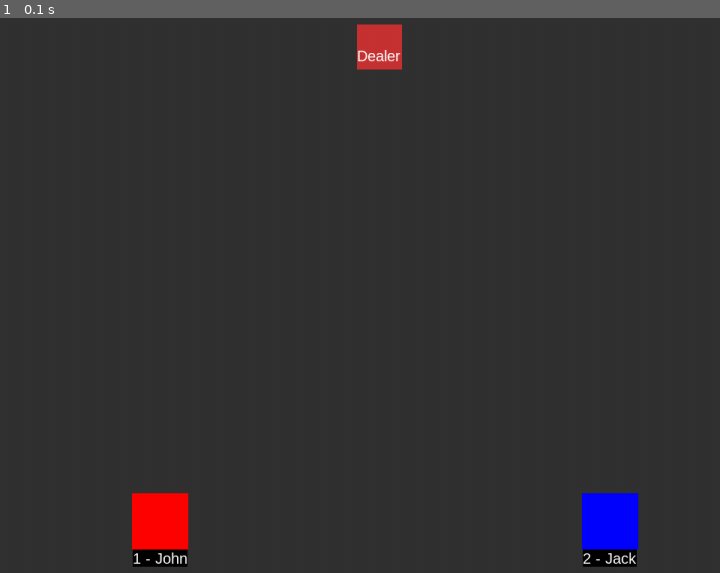
Above: before the commit, frame 1.
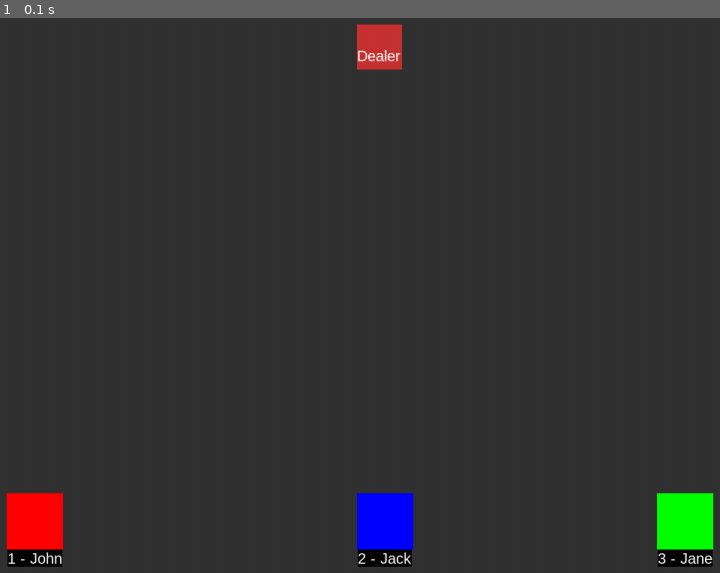
Above: after the commit, the same moment.

Repository: ekoret/blackjack-py
Game: pygame game, started from main.py
Same seed, same stepped clock (60 frames per second), same inputs: the game is played once before the commit and once after it.
Inputs:
- Up to frame 1 (0.1 s): no input

The runs differ from the first frame. In frame 1, 5.2% of the frame differs, in the area x 0-100%, y 85-99%.

Commit message:
seat 3 people

Diff:
--- a/game.py
+++ b/game.py
@@ -67,6 +67,7 @@
 
         john = self.add_player("John")
         jack = self.add_player("Jack")
+        jane = self.add_player("Jane")
 
         while (True):
             """Event Loop"""
@@ -99,6 +100,14 @@
             player2.draw((self.settings.screen_width // 2) +
                          (self.settings.screen_width // 2) // 2, (0, 0, 255))
 
+        elif (total_players == 4):
+            player1 = self.players[1]
+            player1.draw(self.settings.screen_width // 9, (255, 0, 0))
+            player2 = self.players[2]
+            player2.draw(self.settings.screen_width // 2, (0, 0, 255))
+            player3 = self.players[3]
+            player3.draw(self.settings.screen_width - 200, (0, 255, 0))
+
     """Method for dealing the Blackjack game"""
 
     def deal_game(self):
